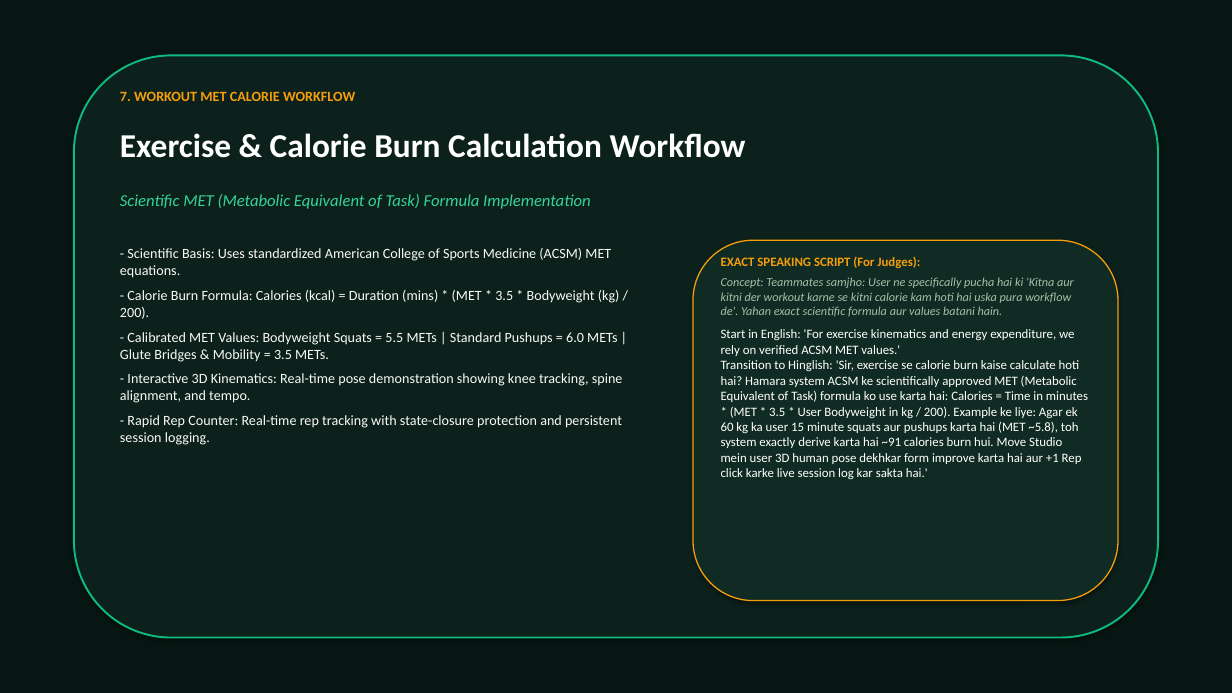
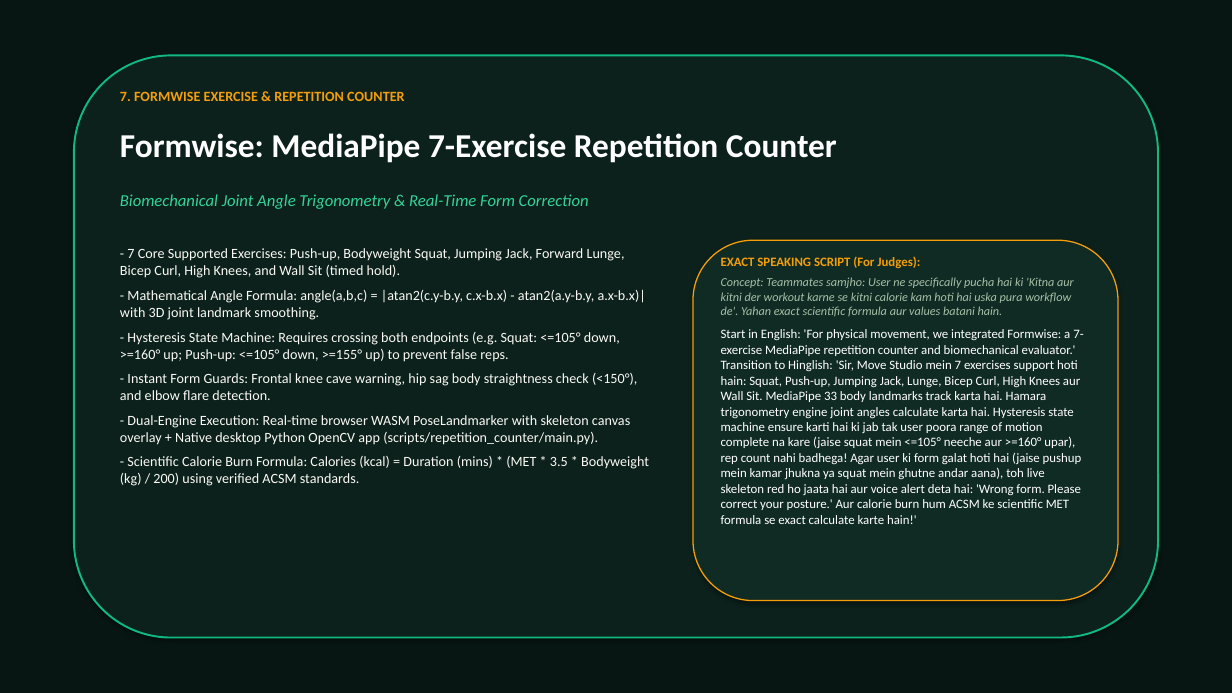
Before and after one commit to Usa-122210/healthplus, a slide deck: slide 8 of HEALTH_PLUS_PRESENTATION.pptx. Drawn at 1232x693 pixels with LibreOffice and Linux fonts; fonts in the diff are those of the drawing. Boxes give left, top, right and bottom in pixels: in the first picture for what was removed or moved away, otherwise in the second. Text is boxed around its words. In the diff, an @@ line names an element or a change of style, - is before the commit and + after.

Commit message:
feat(integration): integrate Team CASA Vital nutrition engine (574+ foods, AI scanner) and Formwise 7-exercise MediaPipe repetition counter

```diff
--- a/HEALTH_PLUS_PRESENTATION.pptx
+++ b/HEALTH_PLUS_PRESENTATION.pptx
@@ text at box(120, 91, 404, 101): text changed @@
-7. WORKOUT MET CALORIE WORKFLOW
+7. FORMWISE EXERCISE & REPETITION COUNTER
@@ text at box(120, 133, 837, 163): text changed @@
-Exercise & Calorie Burn Calculation Workflow
+Formwise: MediaPipe 7-Exercise Repetition Counter
@@ text at box(120, 194, 589, 209): text changed @@
-Scientific MET (Metabolic Equivalent of Task) Formula Implementation
+Biomechanical Joint Angle Trigonometry & Real-Time Form Correction
@@ text at box(120, 248, 649, 486): text changed @@
-- Scientific Basis: Uses standardized American College of Sports Medicine (ACSM) MET equations.
-- Calorie Burn Formula: Calories (kcal) = Duration (mins) * (MET * 3.5 * Bodyweight (kg) / 200).
-- Calibrated MET Values: Bodyweight Squats = 5.5 METs | Standard Pushups = 6.0 METs | Glute Bridges & Mobility = 3.5 METs.
-- Interactive 3D Kinematics: Real-time pose demonstration showing knee tracking, spine alignment, and tempo.
-- Rapid Rep Counter: Real-time rep tracking with state-closure protection and persistent session logging.
+- 7 Core Supported Exercises: Push-up, Bodyweight Squat, Jumping Jack, Forward Lunge, Bicep Curl, High Knees, and Wall Sit (timed hold).
+- Mathematical Angle Formula: angle(a,b,c) = |atan2(c.y-b.y, c.x-b.x) - atan2(a.y-b.y, a.x-b.x)| with 3D joint landmark smoothing.
+- Hysteresis State Machine: Requires crossing both endpoints (e.g. Squat: <=105° down, >=160° up; Push-up: <=105° down, >=155° up) to prevent false reps.
+- Instant Form Guards: Frontal knee cave warning, hip sag body straightness check (<150°), and elbow flare detection.
+- Dual-Engine Execution: Real-time browser WASM PoseLandmarker with skeleton canvas overlay + Native desktop Python OpenCV app (scripts/repetition_counter/main.py).
+- Scientific Calorie Burn Formula: Calories (kcal) = Duration (mins) * (MET * 3.5 * Bodyweight (kg) / 200) using verified ACSM standards.
@@ text at box(721, 329, 1083, 524): text changed @@
-Start in English: 'For exercise kinematics and energy expenditure, we rely on verified ACSM MET values.'
-Transition to Hinglish: 'Sir, exercise se calorie burn kaise calculate hoti hai? Hamara system ACSM ke scientifically approved MET (Metabolic Equivalent of Task) formula ko use karta hai: Calories = Time in minutes * (MET * 3.5 * User Bodyweight in kg / 200). Example ke liye: Agar ek 60 kg ka user 15 minute squats aur pushups karta hai (MET ~5.8), toh system exactly derive karta hai ~91 calories burn hui. Move Studio mein user 3D human pose dekhkar form improve karta hai aur +1 Rep click karke live session log kar sakta hai.'
+Start in English: 'For physical movement, we integrated Formwise: a 7-exercise MediaPipe repetition counter and biomechanical evaluator.'
+Transition to Hinglish: 'Sir, Move Studio mein 7 exercises support hoti hain: Squat, Push-up, Jumping Jack, Lunge, Bicep Curl, High Knees aur Wall Sit. MediaPipe 33 body landmarks track karta hai. Hamara trigonometry engine joint angles calculate karta hai. Hysteresis state machine ensure karti hai ki jab tak user poora range of motion complete na kare (jaise squat mein <=105° neeche aur >=160° upar), rep count nahi badhega! Agar user ki form galat hoti hai (jaise pushup mein kamar jhukna ya squat mein ghutne andar aana), toh live skeleton red ho jaata hai aur voice alert deta hai: 'Wrong form. Please correct your posture.' Aur calorie burn hum ACSM ke scientific MET formula se exact calculate karte hain!'
```
Also in this commit, not shown: 2 other slides changed, 38 other files.
